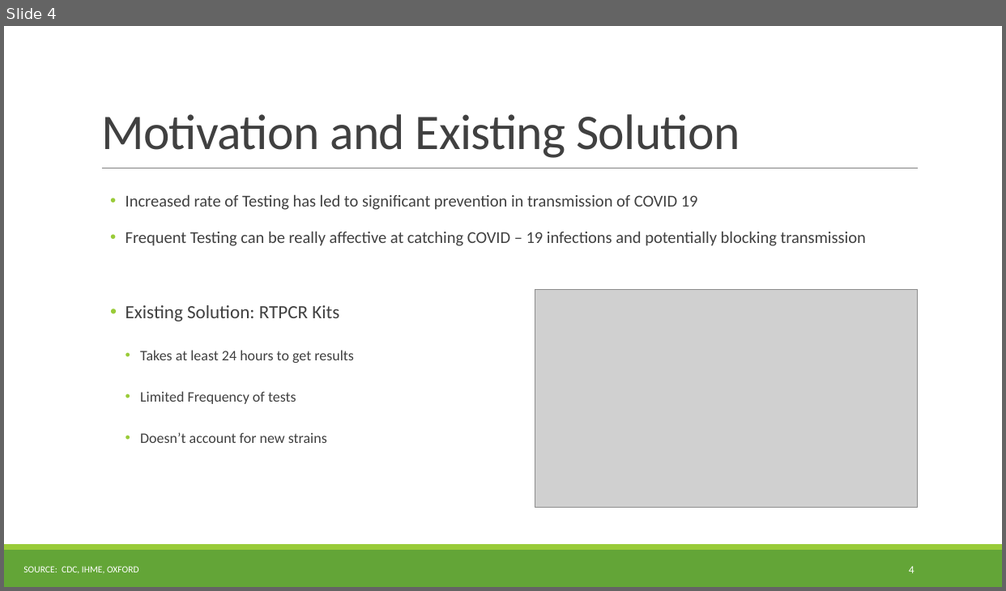
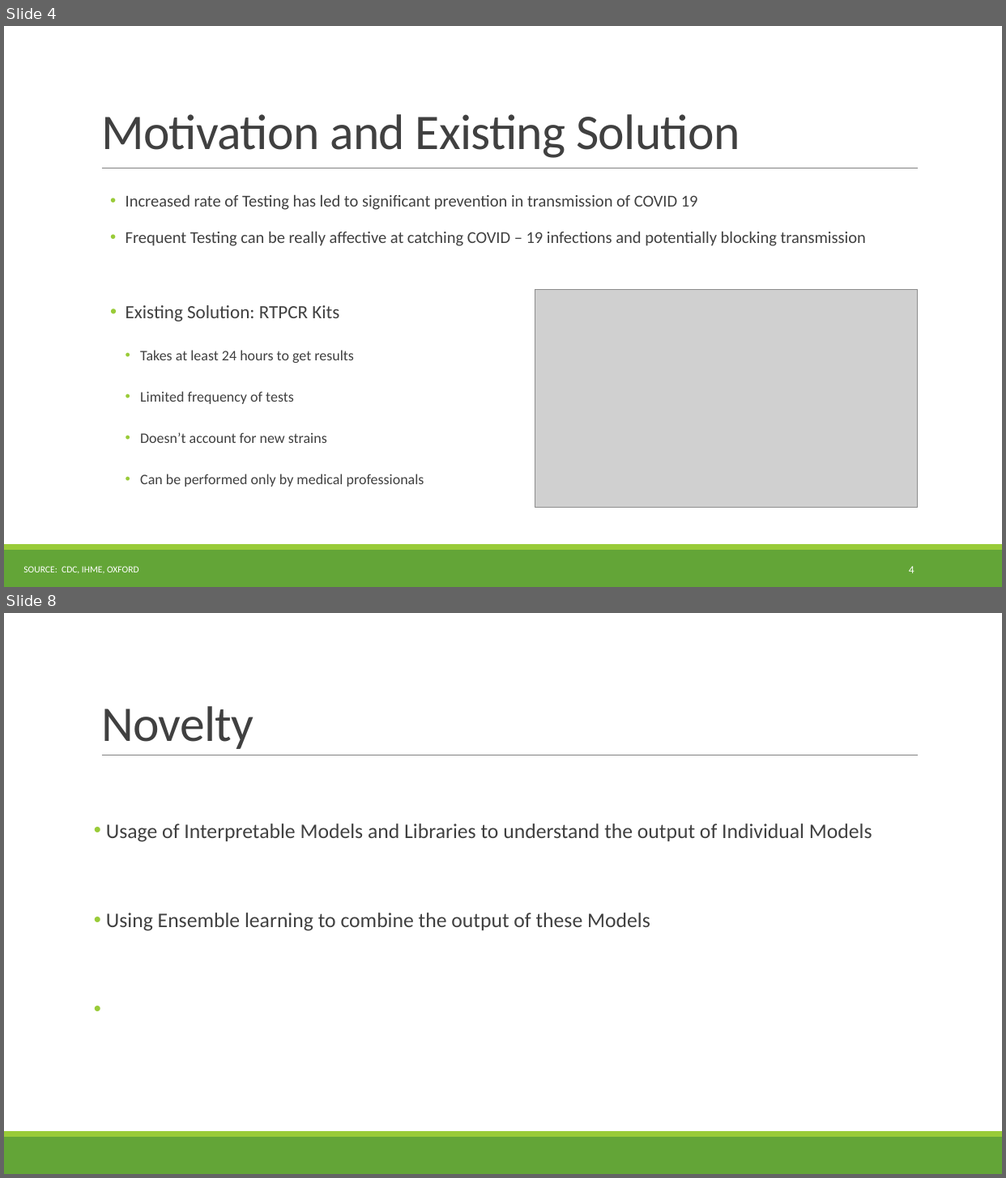
Before and after one commit to HimanshuKGP007/COV_Project, a slide deck: BTP_Files/PPT/BTP Presentation.pptx. Shown one above the other, each under a label of ours: slide 4 before the commit, slides 4 and 8 after it; the slides between them are not shown. The pictures are 1006x591 and 1006x1178 pixels, drawn with LibreOffice and Linux fonts; fonts in the diff are those of the drawing; grey boxes stand for pictures. Boxes give left, top, right and bottom in pixels: in the first picture for what was removed or moved away, otherwise in the second. Text is boxed around its words. In the diff, an @@ line names an element or a change of style, - is before the commit and + after.

```diff
--- a/BTP_Files/PPT/BTP Presentation.pptx
+++ b/BTP_Files/PPT/BTP Presentation.pptx
@@ slide 8 added at box(4, 613, 1002, 1174), background #FFFFFF; not listed: 3 template elements that a slide beside it also shows @@
@@ title added at box(101, 706, 253, 749), 48 pt, text #404040 @@
+Novelty
@@ text added at box(106, 824, 872, 931), 20 pt, text #404040 @@
+• Usage of Interpretable Models and Libraries to understand the output of Individual Models
+• Using Ensemble learning to combine the output of these Models
@@ slide 4 changed as well @@
@@ text at box(140, 391, 294, 404): text changed @@
-    • Limited Frequency of tests
+    • Limited frequency of tests
@@ text at box(140, 474, 424, 487): paragraph added @@
+    • Can be performed only by medical professionals
```
Also in this commit, not shown: 1 other slide changed, 10 other slides added, 3 slides removed, 2 other files.
